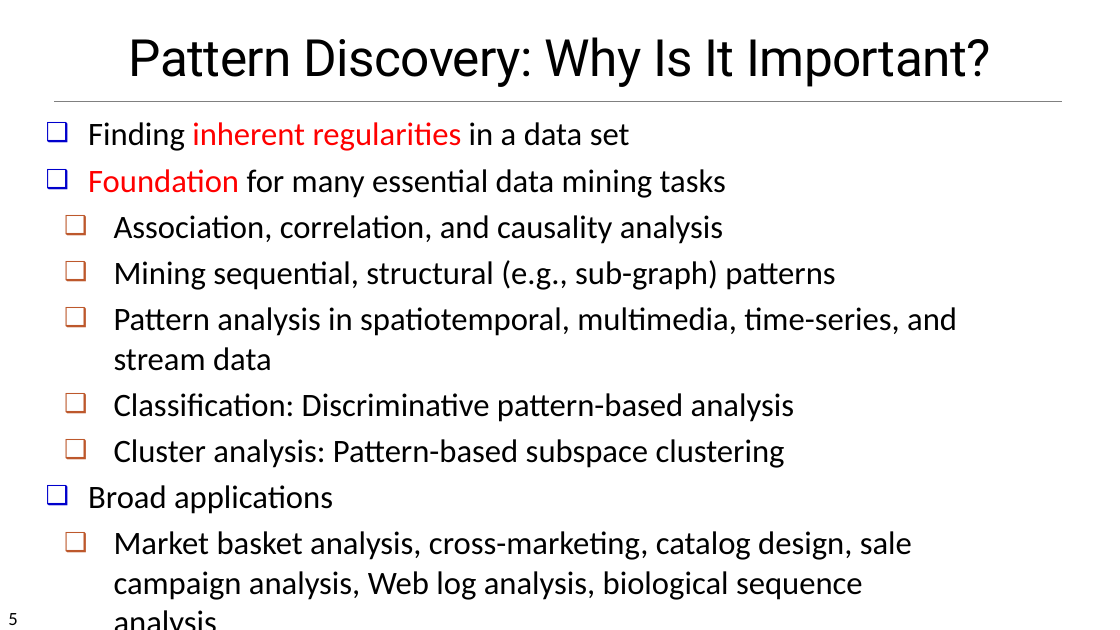
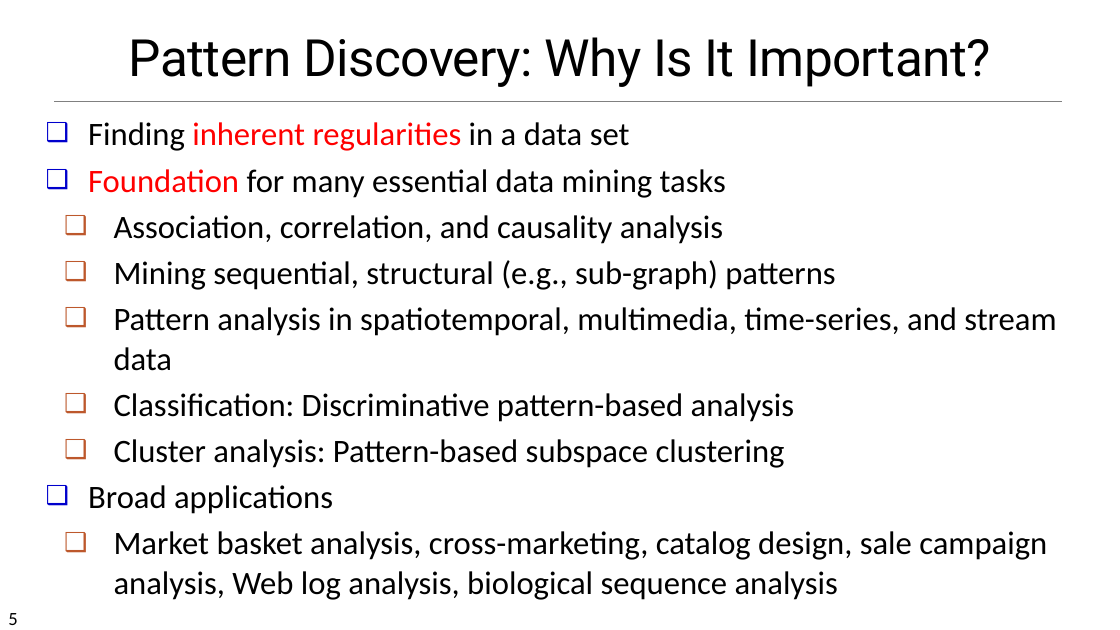
Before and after one commit to chriswjh/chriswjh.github.io, a slide deck: slide 5 of BDA_IFM/06FPBasic.pptx. Drawn at 1120x630 pixels with LibreOffice and Linux fonts; fonts in the diff are those of the drawing. Boxes give left, top, right and bottom in pixels: in the first picture for what was removed or moved away, otherwise in the second. Text is boxed around its words. In the diff, an @@ line names an element or a change of style, - is before the commit and + after.

```diff
--- a/BDA_IFM/06FPBasic.pptx
+++ b/BDA_IFM/06FPBasic.pptx
@@ text "Finding inherent regularities in a ..." rewrapped from (88, 122, 957, 600) to (88, 122, 1056, 600) @@
```
Also in this commit, not shown: 6 other slides changed, 2 other files.
